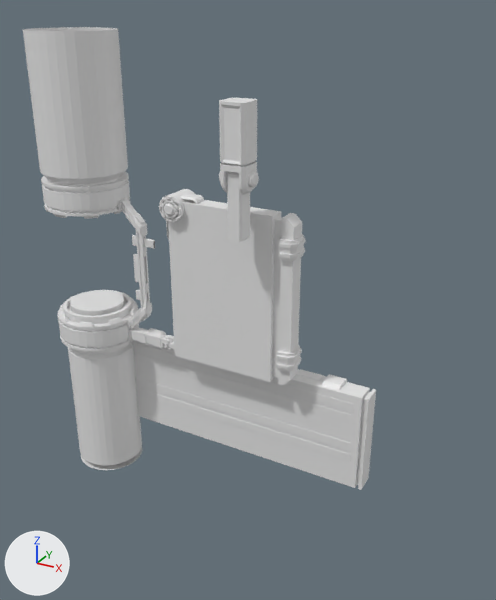
What one commit did to the FBX model Assets/Project/3D Models/PassiveReplacement/Test/CardReplicateMachine.fbx.
The view is the same before and after, from a 50 mm lens placed at (6.34, -15.81, 11.16), pointed at (0.41, -5.04, 5.78). Lighting does not change. The marker at lower left points along +X, +Y and +Z. The picture after the commit comes second. Where no turn or scale is listed for an object, it has been applied to the vertices.

In view in the first picture: 'Cube.002', 'Cube.004', 'Cube.009', 'Cube.014', 'Cube.015', 'Screen.001', 'ScreenSide', 'TubeBot', 'TubeBotLid', 'TubeTop', 'TubeTopLid' and 12 more.
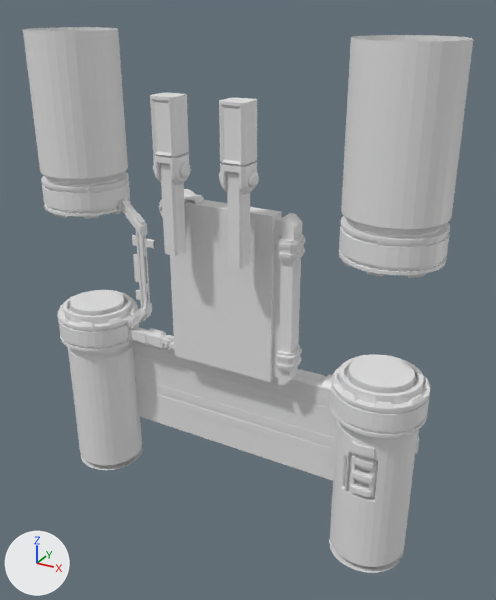
Where the newer file only moved an object's origin or applied its transform, the numbers keep the older frame.

Pixel boxes (x1, y1, x2, y2) of what changed, in the pictures (496 x 600 px):
```json
{"object": "TubeTop.001", "change": "added", "after": [341, 35, 473, 237]}
{"object": "TubeBot.001", "change": "added", "after": [330, 421, 419, 567]}
{"object": "TubeBotLid.001", "change": "added", "after": [330, 355, 430, 437]}
{"object": "TubeTopLid.001", "change": "added", "after": [339, 216, 450, 278]}
{"object": "Cube.017", "change": "added", "after": [150, 98, 189, 185]}
{"object": "Cube.018", "change": "added", "after": [160, 163, 186, 256]}
{"object": "BASE.001", "change": "added", "after": [329, 539, 403, 573]}
{"object": "Cube.019", "change": "added", "after": [150, 93, 187, 101]}
{"object": "Cylinder.008", "change": "added", "after": [153, 163, 191, 178]}
```

The change, as JSON lines over the scene's bpy script:
```json
{"op": "add", "block": "me_cylinder_022_1", "code": ["me_cylinder_022_1 = bpy.data.meshes.new('Cylinder.022')", "me_cylinder_022_1.from_pydata(...)  # 192 vertices, 129 faces; spans x -0.87..0.87, y -0.87..0.87, z -1.85..1.37"]}
{"op": "add", "block": "me_cylinder_019", "code": ["me_cylinder_019 = bpy.data.meshes.new('Cylinder.019')", "me_cylinder_019.from_pydata(...)  # 624 vertices, 593 faces; spans x -0.87..0.87, y -0.87..0.87, z -0.4..0.41"]}
{"op": "add", "block": "me_cylinder_024", "code": ["me_cylinder_024 = bpy.data.meshes.new('Cylinder.024')", "me_cylinder_024.from_pydata(...)  # 1014 vertices, 936 faces; spans x 2.51..3.99, y -6.02..-4.43, z 1.21..4.27"]}
{"op": "add", "block": "me_cube_013", "code": ["me_cube_013 = bpy.data.meshes.new('Cube.013')", "me_cube_013.from_pydata(...)  # 48 vertices, 34 faces; spans x -0.15..0.15, y -0.19..0.19, z -1.42..0.27"]}
{"op": "add", "block": "me_cylinder_021_1", "code": ["me_cylinder_021_1 = bpy.data.meshes.new('Cylinder.021')", "me_cylinder_021_1.from_pydata(...)  # 592 vertices, 560 faces; spans x -0.87..0.87, y -0.87..0.87, z -0.35..0.28"]}
{"op": "add", "block": "ob_cylinder_008", "code": ["ob_cylinder_008 = bpy.data.objects.new('Cylinder.008', me_cylinder_020.copy())  # the mesh of ob_cylinder_003", "ob_cylinder_008.location = (-0.68, -5.85, 8.4)"]}
{"op": "add", "block": "ob_tubetop_001", "code": ["ob_tubetop_001 = bpy.data.objects.new('TubeTop.001', me_cylinder_022_1)", "ob_tubetop_001.location = (3.25, -5.25, 9.26)"]}
{"op": "add", "block": "ob_tubebotlid_001", "code": ["ob_tubebotlid_001 = bpy.data.objects.new('TubeBotLid.001', me_cylinder_019)", "ob_tubebotlid_001.location = (3.25, -5.25, 4.67)"]}
{"op": "add", "block": "ob_cube_019", "code": ["ob_cube_019 = bpy.data.objects.new('Cube.019', me_cube_027.copy())  # the mesh of ob_cube_016", "ob_cube_019.location = (-0.68, -5.85, 9.64)"]}
{"op": "add", "block": "ob_tubebot_001", "code": ["ob_tubebot_001 = bpy.data.objects.new('TubeBot.001', me_cylinder_024)", "ob_tubebot_001.location = (0.0, 0.0, 0.0)"]}
{"op": "add", "block": "ob_cube_017", "code": ["ob_cube_017 = bpy.data.objects.new('Cube.017', me_cube_025.copy())  # the mesh of ob_cube_014", "ob_cube_017.location = (-0.68, -5.85, 8.4)"]}
{"op": "add", "block": "ob_cube_018", "code": ["ob_cube_018 = bpy.data.objects.new('Cube.018', me_cube_013)", "ob_cube_018.location = (-0.68, -5.85, 8.25)"]}
{"op": "add", "block": "ob_base_001", "code": ["ob_base_001 = bpy.data.objects.new('BASE.001', me_cylinder_009.copy())  # the mesh of ob_base", "ob_base_001.location = (3.25, -5.25, 1.07)"]}
{"op": "add", "block": "ob_tubetoplid_001", "code": ["ob_tubetoplid_001 = bpy.data.objects.new('TubeTopLid.001', me_cylinder_021_1)", "ob_tubetoplid_001.location = (3.25, -5.25, 7.55)"]}
```
